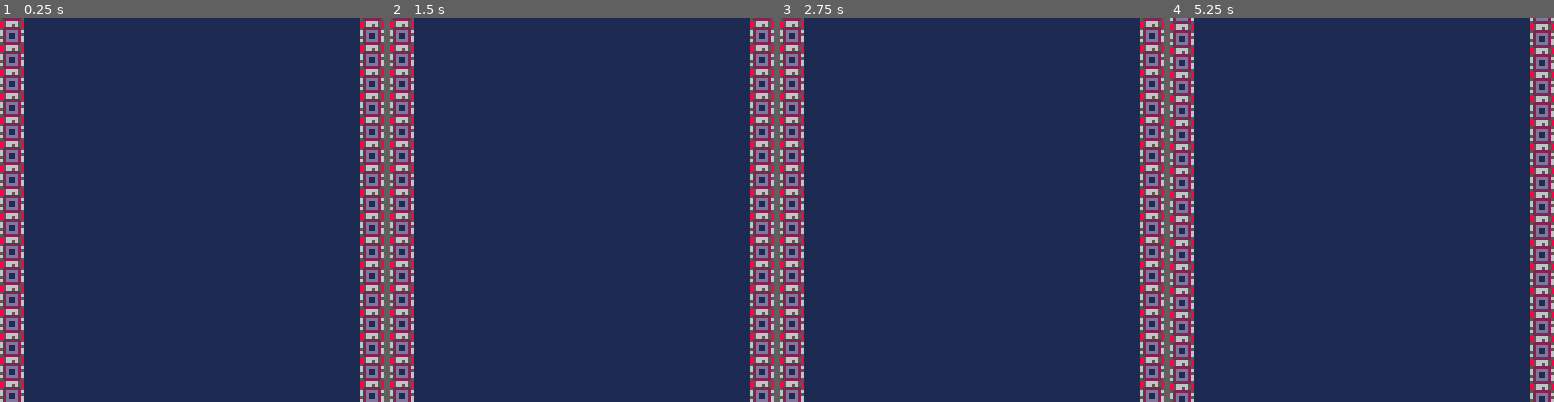
Above: before the commit, frames 1-4 (left to right).
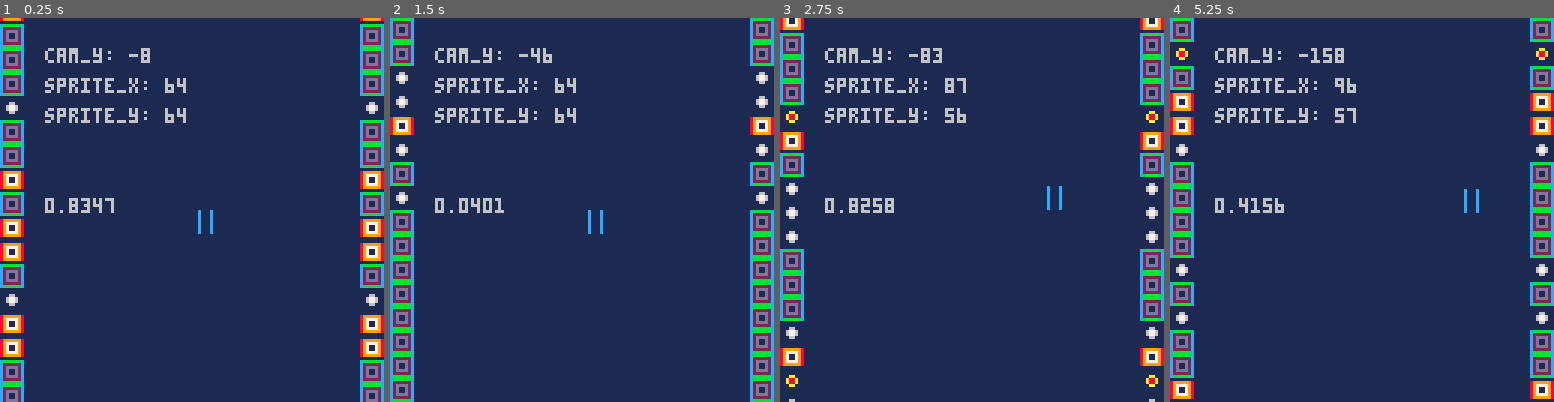
Above: after the commit, the same moments.

Repository: ltpitt/lua-pico-8-invaders
Game: PICO-8 cartridge map.p8
Two runs of this game, one before a commit and one after it. Both use one fixed random seed, a clock stepped at 60 frames per second and the inputs below.
Inputs:
- Up to frame 1 (0.25 s): no input
- Up to frame 2 (1.5 s): no input
- Up to frame 3 (2.75 s): hold Right 1.6-2.1 s; hold Up 2.15-2.42 s; hold Right from 2.47 s (still down)
- Up to frame 4 (5.25 s): release Right at 3.03 s; hold Left 3.08-3.58 s; hold Down 3.63-3.97 s; hold Right 4.02-4.68 s; hold Up 4.73-5.03 s; hold Left from 5.08 s (still down)

The runs differ from the first frame. In frame 1, 10% of the frame differs, in the area x 0-100%, y 0-100%; in frame 2, 13%; in frame 3, 12%; in frame 4, 12%.

Commit message:
Feat : second attempt on map desing

Diff:
--- a/map.p8
+++ b/map.p8
@@ -5,58 +5,87 @@
 -- initialize camera coordinates to the upper left corner of the camera
 cam_y = 0
 cam_x = 0
-counter = 0
-
-function wait()
-print('1', 64, 60,7)
-print('2', 64, 60,7)
-print('3', 64, 60,7)
+
+function _update()
+
+ if (cam_y > -376) then
+  cam_y -= 1
+ end
+
+ if btn(2) then
+  sprite_y-=1
+ end
+ if btn(3) then
+  sprite_y+=1
+ end
+ if btn(0) then
+  sprite_x-=1
+ end
+ if btn(1) then
+  sprite_x+=1
+ end
 end
-function _update()
-if (btn(2) and cam_y > -376) cam_y -= 1
-end
+
+sprite_x=64
+sprite_y=64
 
 function _draw()
-  cls(1)
-  -- set the camera to the current location
-  camera(cam_x,cam_y)
-
-max_y_cells=128
-
-mapdraw(0, -16, 120, -510, 32, max_y_cells)
-mapdraw(0, -16, 0, -510, 32, max_y_cells)
-for border=0,128 do
- mset(0,border,23)
- counter = counter +1
- if counter == 380 then cam_y = 0
- wait()
-end
-end
-
-
-  -- reset the camera then print the camera
-  -- coordinates on screen
-  --camera()
-  --print('('..cam_y..')', 0, 0, 7)
-end
+ cls(1)
+ camera()
+ print("cam_y: " .. cam_y,15,10)
+ print("sprite_x: "..sprite_x,15,20)
+ print("sprite_y: "..sprite_y,15,30)
+ print(rnd(1),15,60)
+ spr(4,sprite_x,sprite_y)
+ camera(cam_x,cam_y)
+
+ max_y_cells=128
+ mapdraw(0, -16, 120, -510, 32, max_y_cells)
+ mapdraw(0, -16, 0, -510, 32, max_y_cells)
+
+ if cam_y < -300  then
+ mapdraw(0, 0, 0, -250, 23, max_y_cells)
+ end
+
+
+ for border=0,128 do
+     mset(0,border,23)
+  end
+
+ for border_rnd=0,64 do
+  if (rnd(1) < 0.3) then
+      mset(0,border_rnd,10)
+  if (rnd(1) < 0.5) then
+      mset(0,border_rnd,11)
+  if (rnd(1) < 0.5) then
+      mset(0,border_rnd,12)
+     end
+    end
+   end
+  end
+
+  if cam_y <= -376 then
+     cam_y = 0
+  end
+ end
 
 __gfx__
-0000000000000000000000000000000000c000c00000000000000000000000000000000000000000666665666566666600000000000000000000000000000000
-0000000000000000000000000000000000c000c00000000000000000000000000000000000000000666655566555666600000000000000000000000000000000
-bbbbbbbbbbbbbbbbbbbbbbbb0000000000c000c00000000000000000bbbbbbbb0000000000000000666655566555666600000000bbbbbbbb0000000000000000
-0000000000000000000000000000000000c000c00000000000000000000000000000000000000000666665555556666600000000000000000000000000000000
-0000000000000000000000000000000000c000c00000000000000000000000000000000000000000666665566556666600000000000000000000000000000000
-0000000000000000000000000000000000c000c00000000000000000000000000000000000000000666666666666666600000000000000000000000000000000
-0000000000000000000000000000000000c000c00000000000000000000000000000000000000000666666666666666600000000000000000000000000000000
-0000000000000000000000000000000000c000c00000000000000000000000000000000000000000666666666666666600000000000000000000000000000000
-00000000000000000000000000000000000000000000000000000000856656580000000000000000000000000000000000000000000000000000000000000000
-00000000000000000000000000000000000000000000000000000000522222250000000000000000000000000000000000000000000000000000000000000000
-0000000000000000000000000000000000000000000000000000000062dddd260000000000000000000000000000000000000000000000000000000000000000
-0000000000000000000000000000000000000000000000000000000062d00d250000000000000000000000000000000000000000000000000000000000000000
-0000000000000000000000000000000000000000000000000000000052d00d260000000000000000000000000000000000000000000000000000000000000000
-0000000000000000000000000000000000000000000000000000000062dddd260000000000000000000000000000000000000000000000000000000000000000
-00000000000000000000000000000000000000000000000000000000522222250000000000000000000000000000000000000000000000000000000000000000
-00000000000000000000000000000000000000000000000000000000856666580000000000000000000000000000000000000000000000000000000000000000
+0000000000000000000000000000000000c000c00000000000000000000000000000000000000000000000000000000000000000000000000000000000000000
+0000000000000000000000000000000000c000c00000000000000000000000000000000000000000000000000000000089999998000000000000000000000000
+bbbbbbbbbbbbbbbbbbbbbbbb0000000000c000c00000000000000000bbbbbbbb000000000000000000066000000aa00089777798bbbbbbbb0000000000000000
+0000000000000000000000000000000000c000c000000000000000000000000000000000000000000067760000a88a0089700798000000000000000000000000
+0000000000000000000000000000000000c000c000000000000000000000000000000000000000000067760000a88a0089700798000000000000000000000000
+0000000000000000000000000000000000c000c0000000000000000000000000000000000000000000066000000aa00089777798000000000000000000000000
+0000000000000000000000000000000000c000c00000000000000000000000000000000000000000000000000000000089999998000000000000000000000000
+0000000000000000000000000000000000c000c00000000000000000000000000000000000000000000000000000000000000000000000000000000000000000
+00000000000000000000000000000000000000000000000000000000cbbbbbbc0000000000000000000000000000000000000000000000000000000000000000
+00000000000000000000000000000000000000000000000000000000c222222c0000000000000000000000000000000000000000000000000000000000000000
+00000000000000000000000000000000000000000000000000000000c2dddd2c0000000000000000000000000000000000000000000000000000000000000000
+00000000000000000000000000000000000000000000000000000000c2d00d2c0000000000000000000000000000000000000000000000000000000000000000
+00000000000000000000000000000000000000000000000000000000c2d00d2c0000000000000000000000000000000000000000000000000000000000000000
+00000000000000000000000000000000000000000000000000000000c2dddd2c0000000000000000000000000000000000000000000000000000000000000000
+00000000000000000000000000000000000000000000000000000000c222222c0000000000000000000000000000000000000000000000000000000000000000
+00000000000000000000000000000000000000000000000000000000cbbbbbbc0000000000000000000000000000000000000000000000000000000000000000
 00000000000000000000000000000000000000000000000000000000000000000000000000000000000000000000000000000000000000000000000000000000
 00000000000000000000000000000000000000000000000000000000000000000000000000000000000000000000000000000000000000000000000000000000
 00000000000000000000000000000000000000000000000000000000000000000000000000000000000000000000000000000000000000000000000000000000
